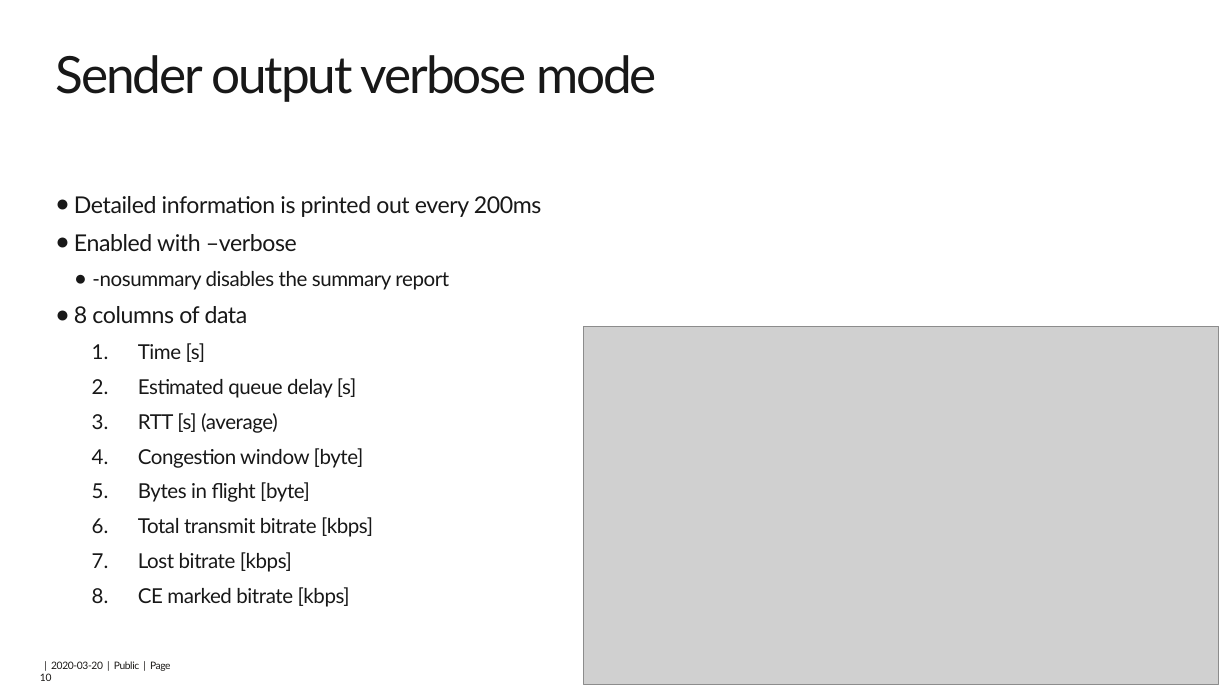
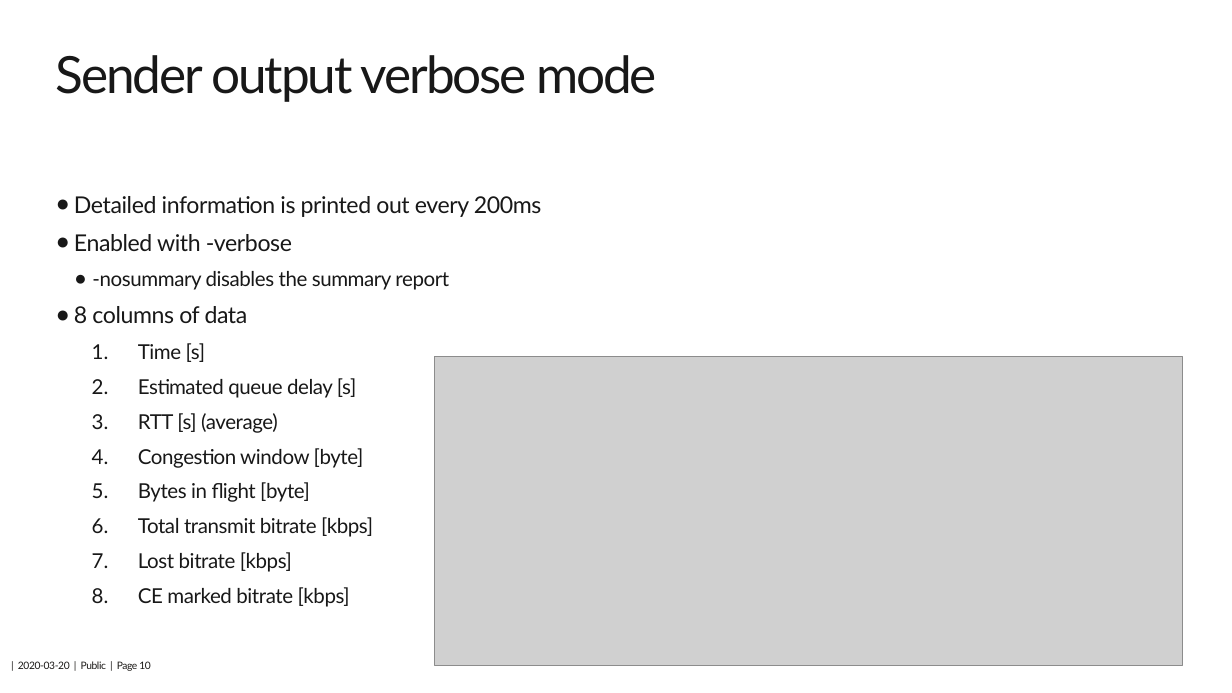
Before and after one commit to 5G-VCA-CC/scream, a slide deck: slide 10 of SCReAM-BW-test-tool.pptx. Drawn at 1232x693 pixels with LibreOffice and Linux fonts; fonts in the diff are those of the drawing; grey boxes stand for pictures; background and template pictures are left out. Boxes give left, top, right and bottom in pixels: in the first picture for what was removed or moved away, otherwise in the second. Text is boxed around its words. In the diff, an @@ line names an element or a change of style, - is before the commit and + after.

```diff
--- a/SCReAM-BW-test-tool.pptx
+++ b/SCReAM-BW-test-tool.pptx
@@ text at (x1=74, y1=234, x2=292, y2=251): text changed @@
-● Enabled with –verbose
+● Enabled with -verbose
@@ picture resized from (x1=584, y1=326, x2=1219, y2=685) to (x1=434, y1=356, x2=1183, y2=665) @@
@@ text rewrapped from (x1=40, y1=661, x2=171, y2=681) to (x1=18, y1=661, x2=151, y2=671) @@
```
Also in this commit, not shown: 12 other slides changed, 26 other files.
